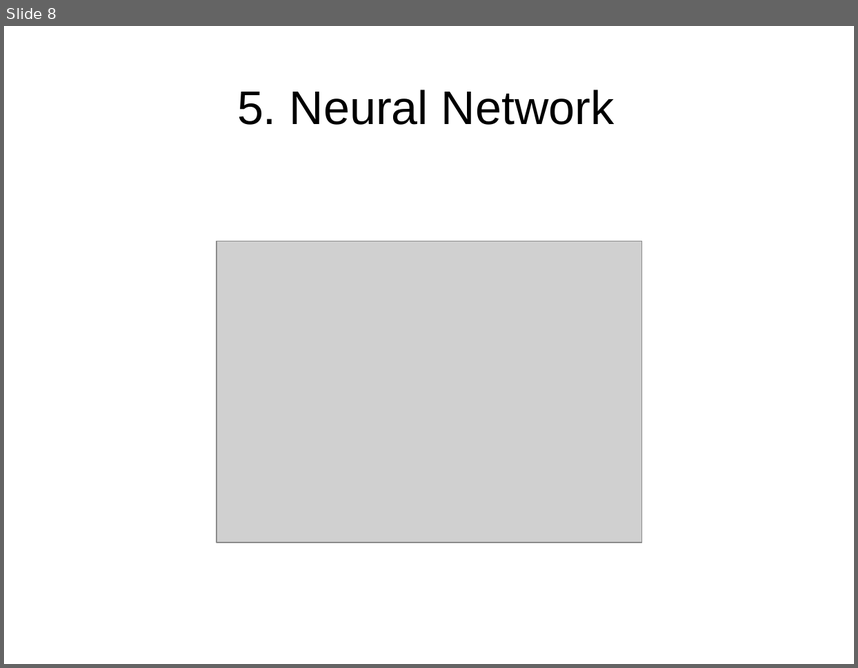
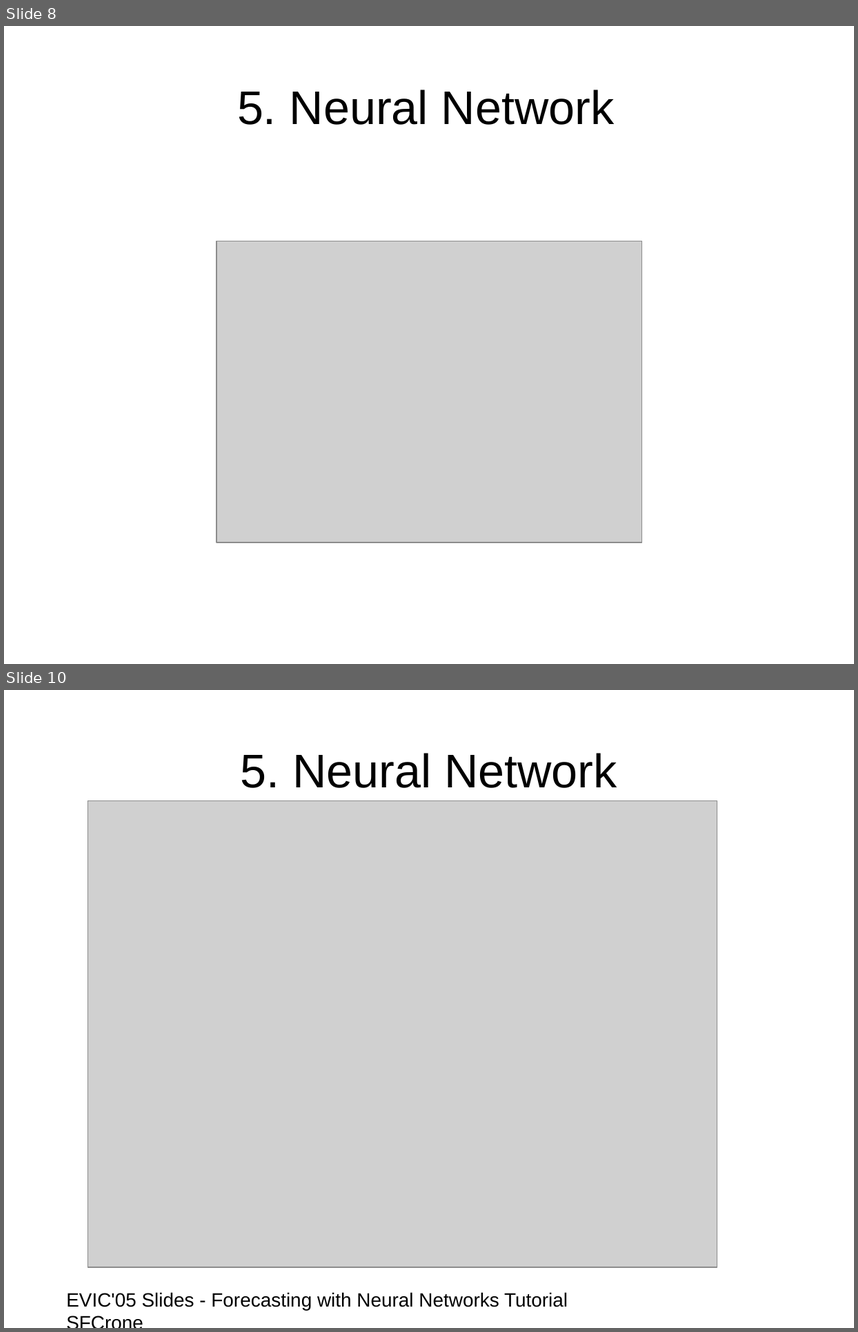
Before and after one commit to xcud/msrds, a slide deck: wavelets/Untitled 1.odp. Shown one above the other, each under a label of ours: slide 8 before the commit, slides 8 and 10 after it; the slides between them are not shown. The pictures are 858x668 and 858x1332 pixels, drawn with LibreOffice and Linux fonts; fonts in the diff are those of the drawing; grey boxes stand for pictures. Boxes give left, top, right and bottom in pixels: in the first picture for what was removed or moved away, otherwise in the second. Text is boxed around its words. In the diff, an @@ line names an element or a change of style, - is before the commit and + after.

```diff
--- a/wavelets/Untitled 1.odp
+++ b/wavelets/Untitled 1.odp
@@ slide 10 added at (x1=4, y1=690, x2=854, y2=1328), background #FFFFFF @@
@@ title added at (x1=240, y1=753, x2=617, y2=788), 44 pt, text #000000 @@
+5. Neural Network
@@ picture added at (x1=88, y1=801, x2=718, y2=1267) @@
@@ text added at (x1=66, y1=1292, x2=568, y2=1310), 18 pt, text #000000 @@
+EVIC'05 Slides - Forecasting with Neural Networks Tutorial SFCrone
```
Also in this commit, not shown: 2 slides changed, 3 other slides added, 1 slide removed.
